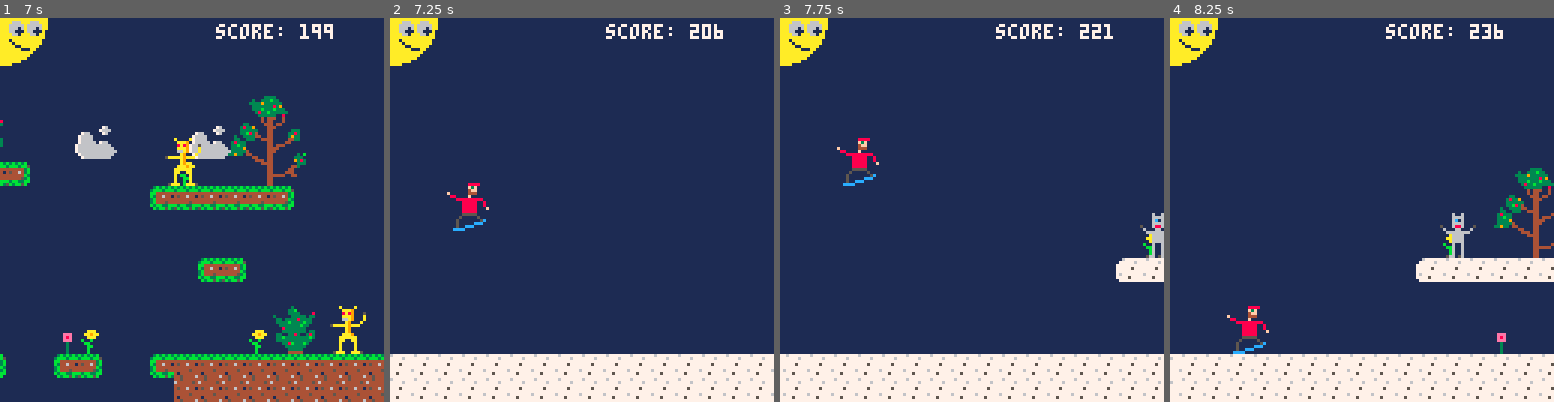
Above: before the commit, frames 1-4 (left to right).
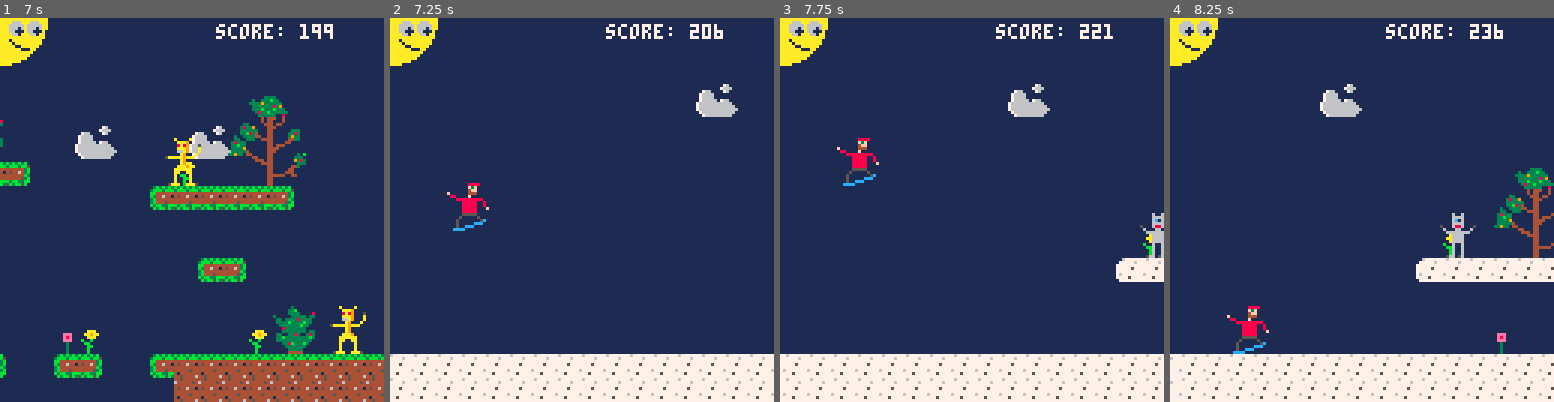
Above: after the commit, the same moments.

Repository: elennick/bksowa
Game: PICO-8 cartridge bksowa.p8
Two runs of this game, one before a commit and one after it. Both use one fixed random seed, a clock stepped at 60 frames per second and the inputs below.
Inputs:
- Up to frame 1 (7 s): tap X (X key) at 0.33, 1.07, 1.85, 2.97, 4.08, 5.2, 6.32 s; tap O (Z key) at 0.7, 1.7, 2.1, 2.5, 2.9, 3.3, 3.7, 4.1, 4.5, 4.9, 5.3, 5.7, 6.1, 6.5, 6.9 s; hold Right 1.6-2.1 s; hold Up 2.15-2.42 s; hold Right 2.47-3.03 s; hold Left 3.08-3.58 s; hold Down 3.63-3.97 s; hold Right 4.02-4.68 s; hold Up 4.73-5.03 s; hold Left 5.08-5.68 s; hold Down 5.73-6.03 s; hold Right 6.08-6.58 s; hold Right from 6.63 s (still down)
- Up to frame 2 (7.25 s): release Right at 7.13 s; hold Up from 7.18 s (still down)
- Up to frame 3 (7.75 s): tap O (Z key) at 7.3, 7.7 s; tap X (X key) at 7.43 s; release Up at 7.45 s; hold Right from 7.5 s (still down)
- Up to frame 4 (8.25 s): release Right at 8.07 s; tap O (Z key) at 8.1 s; hold Left from 8.12 s (still down)

Frame 1 is identical in both runs. In frame 2, 0.6% of the frame differs, in the area x 79-91%, y 17-26%; in frame 3, 0.6%; in frame 4, 0.6%.

Commit message:
clouds everywhere

Diff:
--- a/bksowa.p8
+++ b/bksowa.p8
@@ -66,6 +66,18 @@
     bg.sobjects[i].x = (i*100) + flr(rnd(100))
     bg.sobjects[i].y = flr(rnd(70))
     bg.sobjects[i].sprite = 43 //cloud sprite
+  end
+  for i=1, 15 do
+    bg.sobjects[i+15] = {}
+    bg.sobjects[i+15].x = (i*100) + flr(rnd(100))
+    bg.sobjects[i+15].y = 128 + flr(rnd(70))
+    bg.sobjects[i+15].sprite = 43 //cloud sprite
+  end
+  for i=1, 15 do
+    bg.sobjects[i+30] = {}
+    bg.sobjects[i+30].x = (i*100) + flr(rnd(100))
+    bg.sobjects[i+30].y = 256 + flr(rnd(70))
+    bg.sobjects[i+30].sprite = 43 //cloud sprite
   end
 
   placeenemies()
